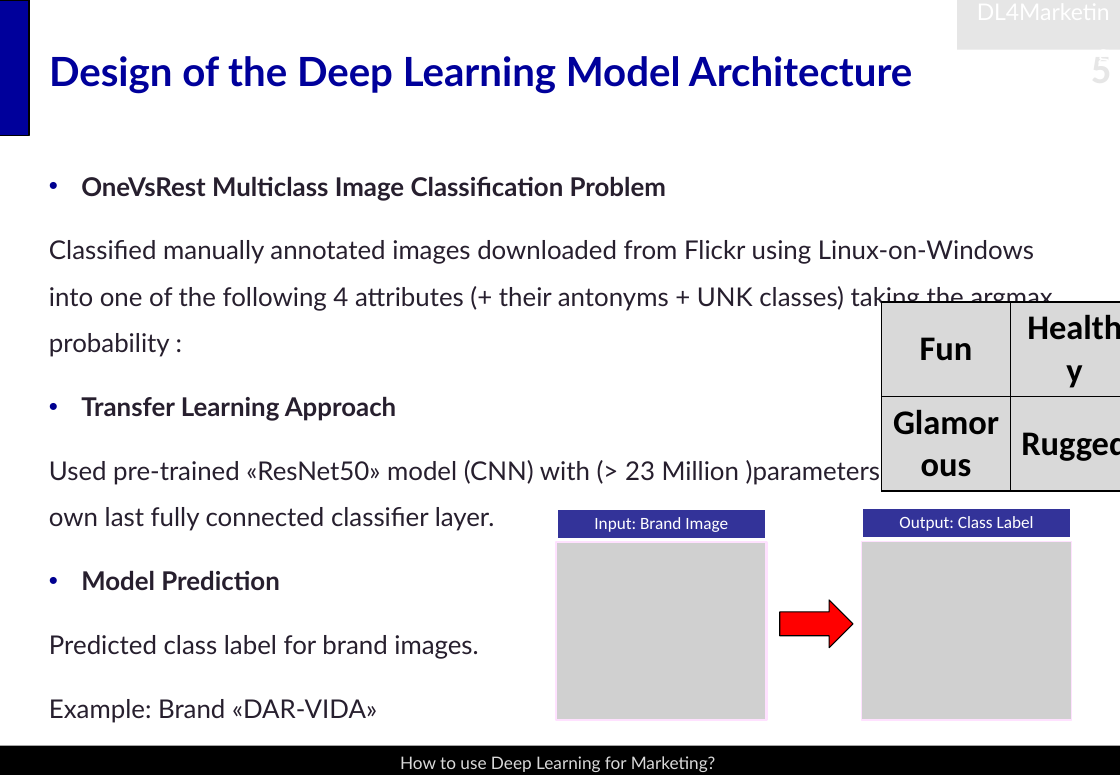
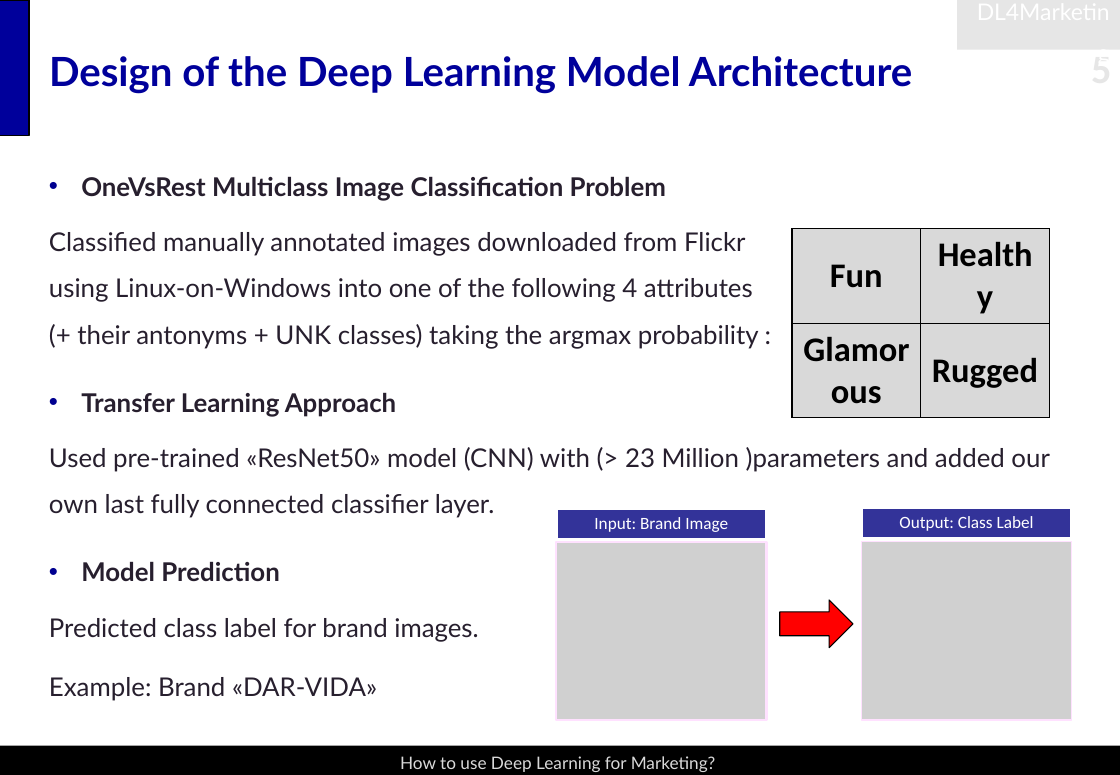
Before and after one commit to snoweZz/DLfM_BrandManagement, a slide deck: slide 5 of about_me/BrandManagement.pptx. Drawn at 1120x775 pixels with LibreOffice and Linux fonts; fonts in the diff are those of the drawing; grey boxes stand for pictures. Boxes give left, top, right and bottom in pixels: in the first picture for what was removed or moved away, otherwise in the second. Text is boxed around its words. In the diff, an @@ line names an element or a change of style, - is before the commit and + after.

Commit message:
Layout Update

```diff
--- a/about_me/BrandManagement.pptx
+++ b/about_me/BrandManagement.pptx
@@ text at (49,176,1049,642): less space between paragraphs; more space between paragraphs @@
@@ table: place and size @@
-table at (882,302,1120,465)
+table at (792,229,1049,392)
```
Also in this commit, not shown: 5 other slides changed.
